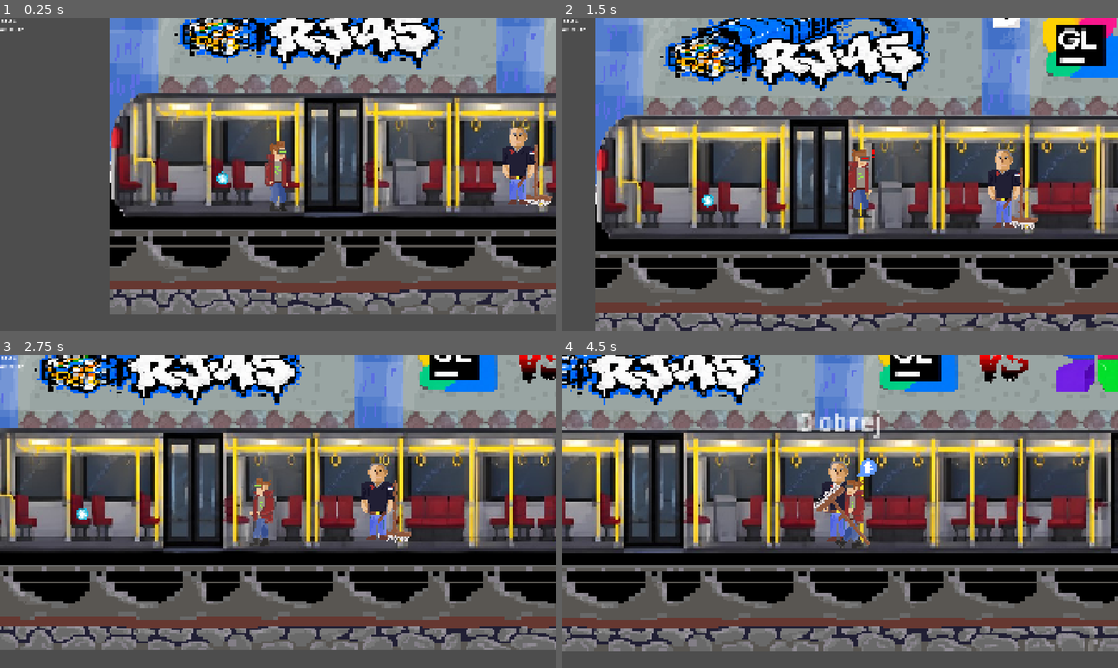
Above: before the commit, frames 1-4 (two rows, left to right).
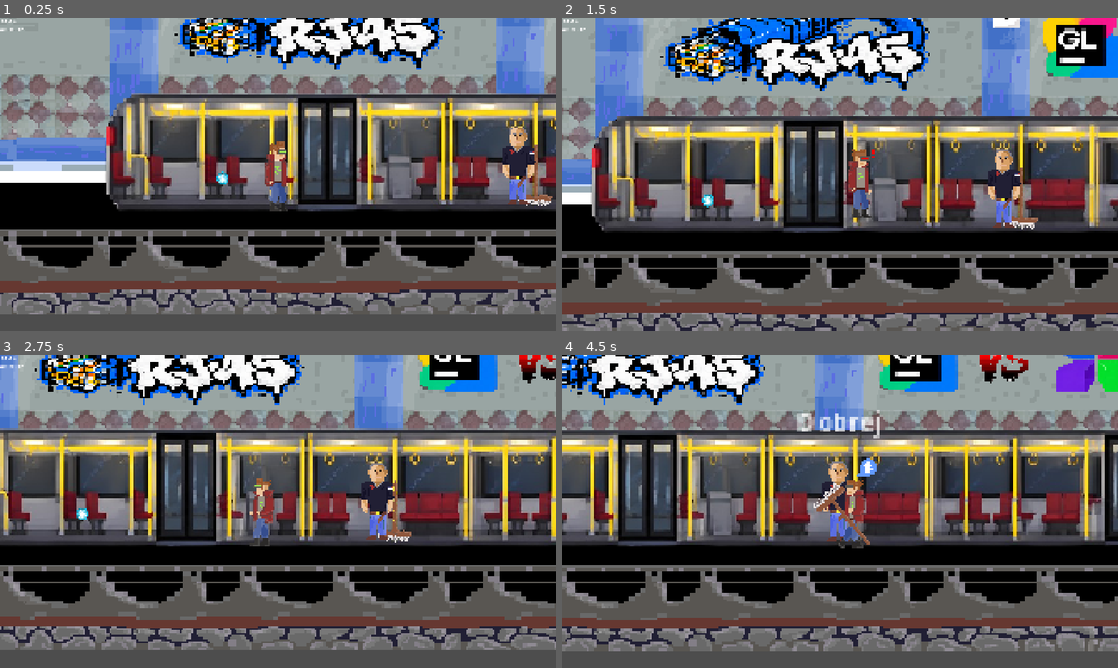
Above: after the commit, the same moments.

Repository: NetoCZ/Metro
Game: Godot game, scene res://Scenes/metro_main.tscn
The game is run twice, just before and just after one commit, with the same random seed, the same clock (stepped at 60 frames per second) and the same inputs.
Inputs:
- Up to frame 1 (0.25 s): no input
- Up to frame 2 (1.5 s): hold F (attack) 0.53-1.28 s; hold D (move_right) from 0.53 s (still down); tap Space (move_jump) at 0.77 s; tap P (hurt) at 1.35 s
- Up to frame 3 (2.75 s): tap Space (move_jump) at 1.52 s; release D (move_right) at 2.03 s; hold A (move_left) from 2.03 s (still down); hold E (interruct) from 2.03 s (still down)
- Up to frame 4 (4.5 s): release A (move_left) at 2.78 s; release E (interruct) at 2.78 s; hold D (move_right) 2.78-4.28 s; tap F (attack) at 2.85 s; tap Space (move_jump) at 3.02, 3.77 s; hold P (hurt) 3.53-4.28 s; hold A (move_left) from 4.28 s (still down); tap E (interruct) at 4.35 s

The runs differ from the first frame. In frame 1, 35% of the frame differs, in the area x 0-100%, y 0-95%; in frame 2, 26%; in frame 3, 23%; in frame 4, 24%.

Commit message:
fjh gg uidhg iuhdfi ughdifuh giudhfiugdriurg hirug

Diff:
--- a/Scenes/metro_main.tscn
+++ b/Scenes/metro_main.tscn
@@ -1,5 +1,6 @@
 [gd_scene format=3 uid="uid://b7gaq4pasrate"]
 
+[ext_resource type="Texture2D" uid="uid://dak4f4bxfdbug" path="res://Assets/stanice0.png" id="1_1m2rs"]
 [ext_resource type="Texture2D" uid="uid://cv27rlbwrnsrx" path="res://Assets/FINALNIUVODNISTANICE.png" id="1_bd45o"]
 [ext_resource type="Texture2D" uid="uid://c7fi6itui6302" path="res://Assets/metroInside.png" id="2_1wixh"]
 [ext_resource type="PackedScene" uid="uid://dnyf0pog4niyr" path="res://Scenes/Player/player.tscn" id="3_3ubiy"]
@@ -53,14 +54,24 @@
 [node name="metroMain" type="Node2D" unique_id=927188760]
 position = Vector2(191, -25)
 
+[node name="Finalniuvodnistanice3" type="Sprite2D" parent="." unique_id=174280776]
+position = Vector2(1987.9998, -190.00002)
+scale = Vector2(6.3974996, 5.9749994)
+texture = ExtResource("1_1m2rs")
+
+[node name="Finalniuvodnistanice2" type="Sprite2D" parent="." unique_id=825721111]
+position = Vector2(-1662.9998, -189.5)
+scale = Vector2(6.3974996, 5.9749994)
+texture = ExtResource("1_1m2rs")
+
 [node name="Finalniuvodnistanice" type="Sprite2D" parent="." unique_id=1325713520]
 position = Vector2(640.49994, -189.50002)
 scale = Vector2(6.3974996, 5.9749994)
 texture = ExtResource("1_bd45o")
 
 [node name="MetroInside" type="Sprite2D" parent="." unique_id=1564545549]
-position = Vector2(619, -19)
-scale = Vector2(1.8308792, 2.4021351)
+position = Vector2(603.3688, -27.120155)
+scale = Vector2(1.8328125, 2.2486346)
 texture = ExtResource("2_1wixh")
 
 [node name="Hitboxes" type="StaticBody2D" parent="." unique_id=1904785347]
--- a/Scenes/nextnext.tscn
+++ b/Scenes/nextnext.tscn
@@ -1,6 +1,6 @@
 [gd_scene format=3 uid="uid://bullkjyqbi4nn"]
 
-[ext_resource type="Texture2D" uid="uid://blgjjaadcv5mj" path="res://Assets/Battle zoner.webp" id="1_neyy0"]
+[ext_resource type="Texture2D" uid="uid://c1db8g7msn1p3" path="res://Assets/dungen.png" id="1_kq4sa"]
 [ext_resource type="PackedScene" uid="uid://dnyf0pog4niyr" path="res://Scenes/Player/player.tscn" id="2_fsfas"]
 [ext_resource type="PackedScene" uid="uid://dn3eqswatjumi" path="res://Scenes/Enemy/Enemy.tscn" id="3_fsfas"]
 [ext_resource type="Texture2D" uid="uid://dxh2t5k0inkqo" path="res://Assets/bublina_interac.png" id="4_0udi0"]
@@ -40,9 +40,9 @@
 [node name="Nextnext" type="Node2D" unique_id=787677190]
 
 [node name="BattleZoner" type="Sprite2D" parent="." unique_id=1174333424]
-position = Vector2(51.000004, -173)
-scale = Vector2(1.0418794, 0.8722571)
-texture = ExtResource("1_neyy0")
+position = Vector2(182.99998, -64.00002)
+scale = Vector2(5, 5)
+texture = ExtResource("1_kq4sa")
 
 [node name="StaticBody2D" type="StaticBody2D" parent="." unique_id=1114423034]
 position = Vector2(-822, -213.24142)
Binary file added: Assets/dungen.png
Not shown, added: Assets/dungen.png.import
Binary file added: Assets/meetroInsid.png
Not shown, added: Assets/meetroInsid.png.import
Binary file added: Assets/stanice0.png
Not shown, added: Assets/stanice0.png.import
